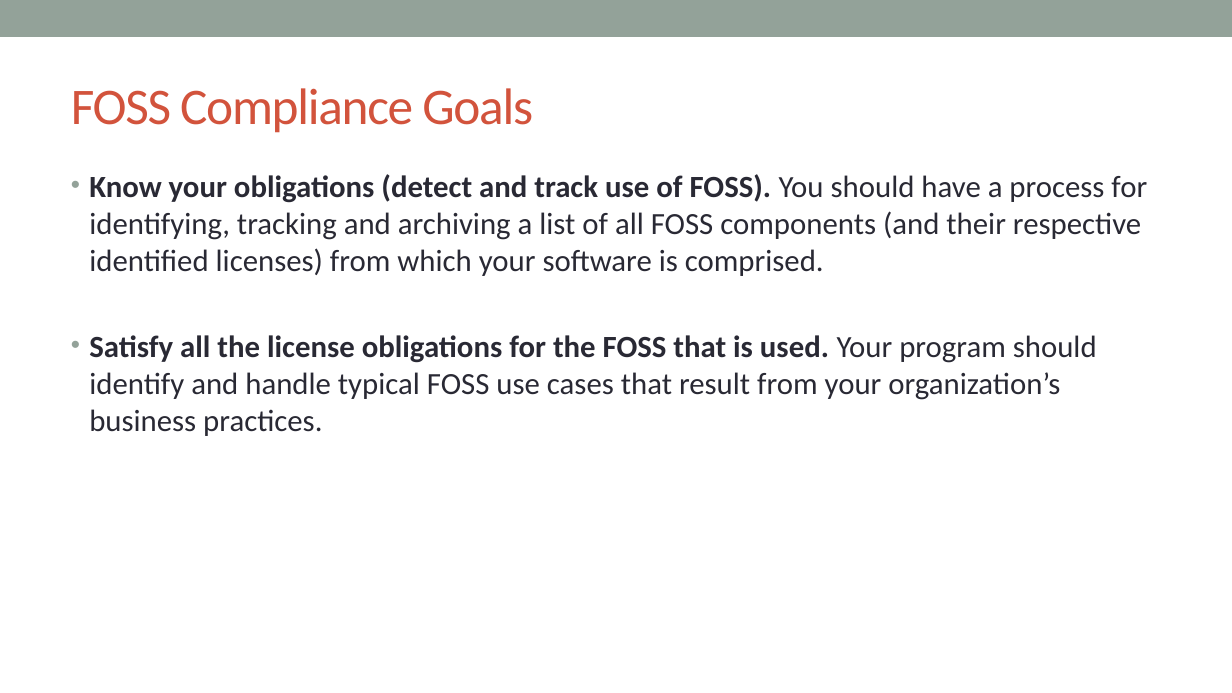
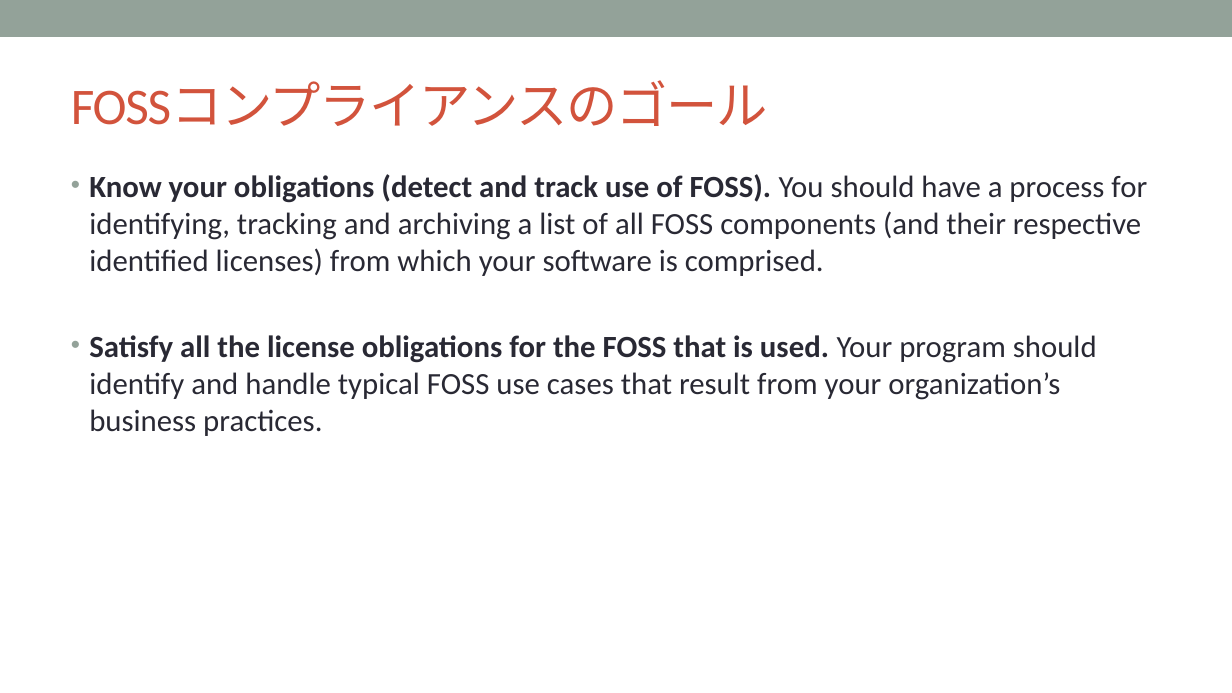
Before and after one commit to OpenChain-Project/Curriculum-Translation-JP, a slide deck: slide 23 of target/openchain-curriculum-release-2.pptx. Drawn at 1232x693 pixels with LibreOffice and Linux fonts; fonts in the diff are those of the drawing; background and template pictures are left out. Boxes give left, top, right and bottom in pixels: in the first picture for what was removed or moved away, otherwise in the second. Text is boxed around its words. In the diff, an @@ line names an element or a change of style, - is before the commit and + after.

Commit message:
22/75 slides done.

```diff
--- a/target/openchain-curriculum-release-2.pptx
+++ b/target/openchain-curriculum-release-2.pptx
@@ title at (71,82,768,126): text changed @@
-FOSS Compliance Goals
+FOSSコンプライアンスのゴール
```
Also in this commit, not shown: 1 other slide changed, 9 other files.
